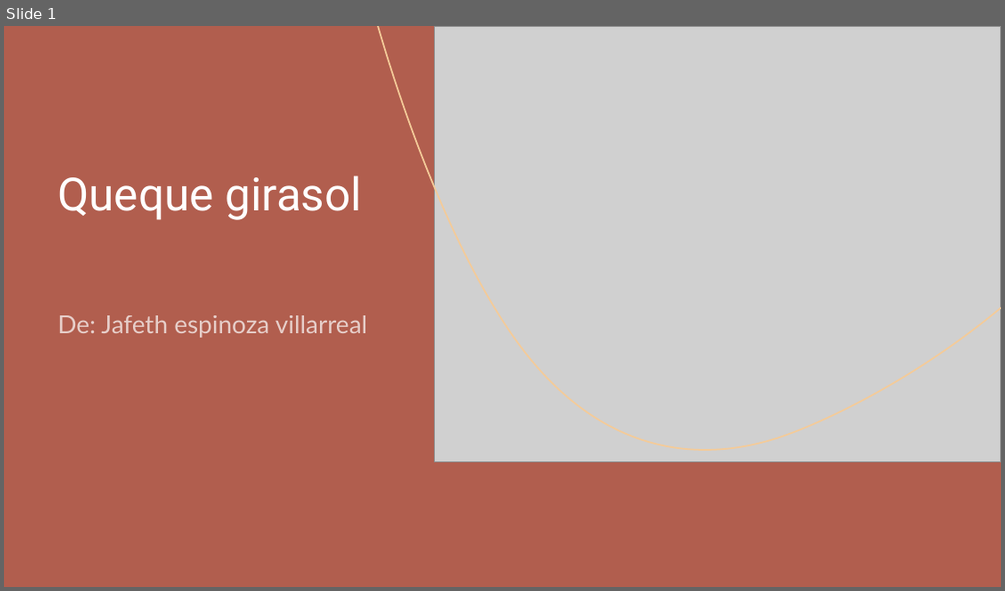
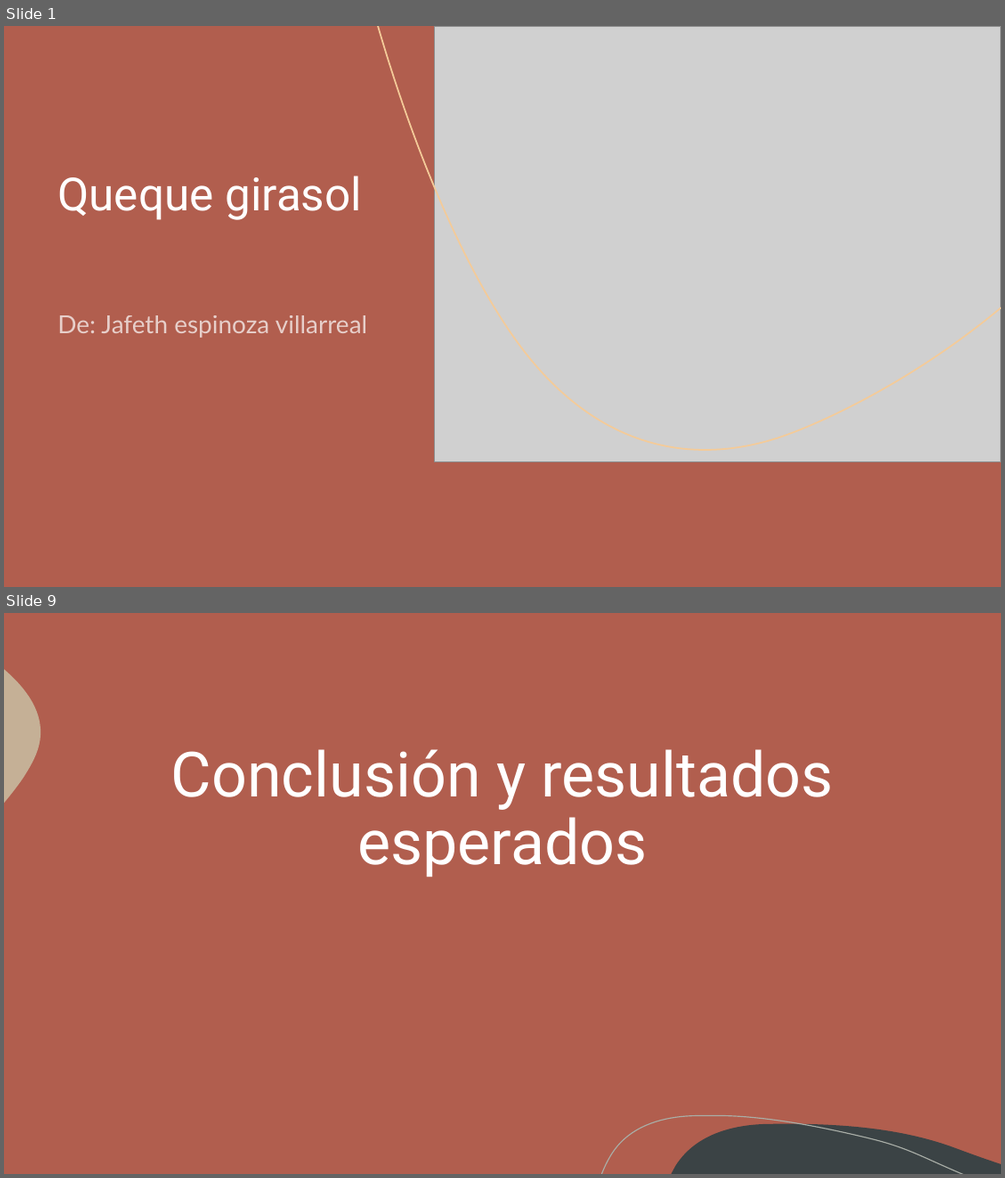
Before and after one commit to Thedragon04/Proyecto_Jafeth, a slide deck: 06_Presentacion/Queque girasol.pptx. Shown one above the other, each under a label of ours: slide 1 before the commit, slides 1 and 9 after it; the slides between them are not shown. The pictures are 1005x591 and 1005x1178 pixels, drawn with LibreOffice and Linux fonts; fonts in the diff are those of the drawing; grey boxes stand for pictures. Boxes give left, top, right and bottom in pixels: in the first picture for what was removed or moved away, otherwise in the second. Text is boxed around its words. In the diff, an @@ line names an element or a change of style, - is before the commit and + after.

```diff
--- a/06_Presentacion/Queque girasol.pptx
+++ b/06_Presentacion/Queque girasol.pptx
@@ slide 9 added at (4,613,1001,1174), background #B15E4E; not listed: 3 template elements that a slide beside it also shows @@
@@ title added at (171,749,833,876), 60 pt, text #FFFFFF @@
+Conclusión y resultados esperados
```
Also in this commit, not shown: 2 slides changed, 5 other slides added, 13 other files.
